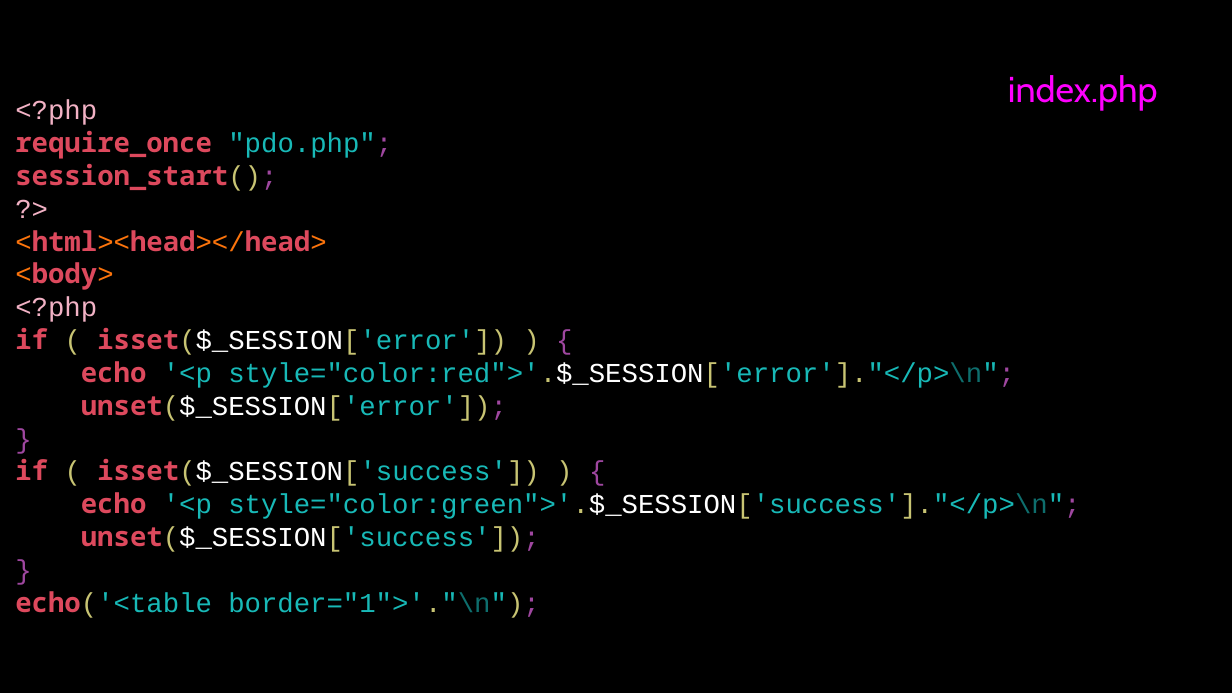
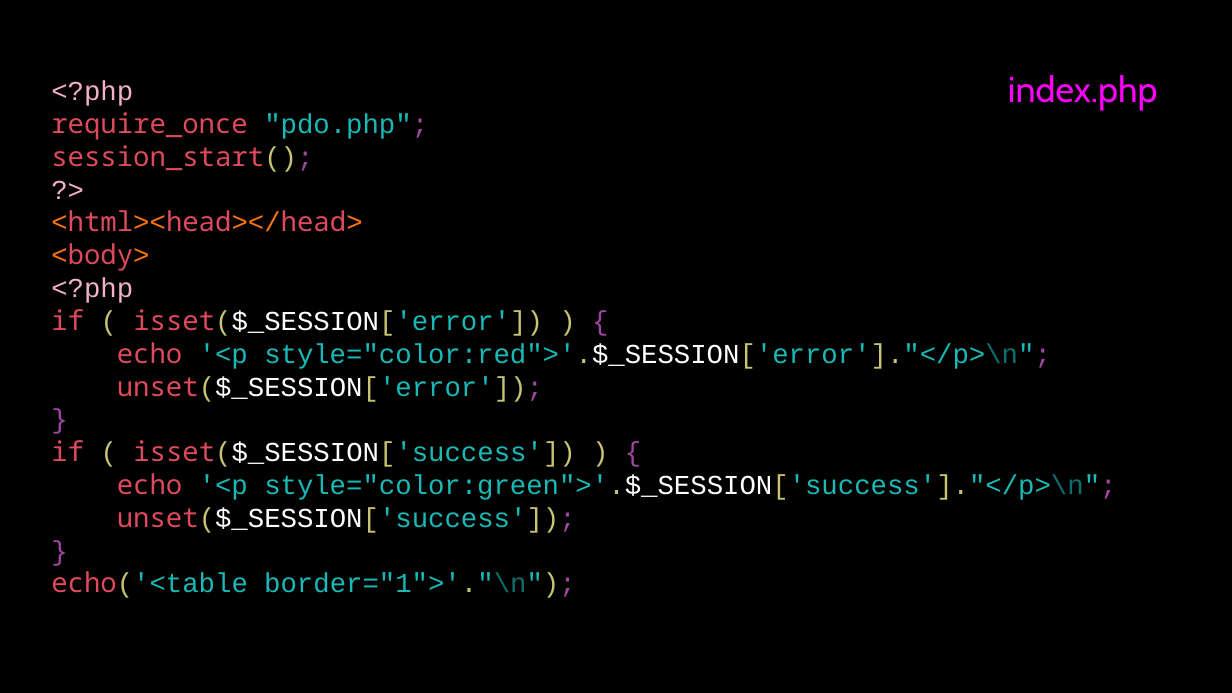
Before and after one commit to csev/wa4e, a slide deck: slide 6 of lectures/PHP-09-CRUD.ppt. Drawn at 1232x693 pixels with LibreOffice and Linux fonts; fonts in the diff are those of the drawing. Boxes give left, top, right and bottom in pixels: in the first picture for what was removed or moved away, otherwise in the second. Text is boxed around its words. In the diff, an @@ line names an element or a change of style, - is before the commit and + after.

```diff
--- a/lectures/PHP-09-CRUD.ppt
+++ b/lectures/PHP-09-CRUD.ppt
@@ text "<?php": place and size @@
-text "<?php" at (15, 100, 1080, 618)
+text "<?php" at (51, 81, 1116, 598)
@@ text at (51, 112, 1116, 598): bold off in "require_once", "session_start();", "<html><head></head>", "<body>" and 7 more places @@
```
Also in this commit, not shown: 5 other slides changed, 1 other file.
